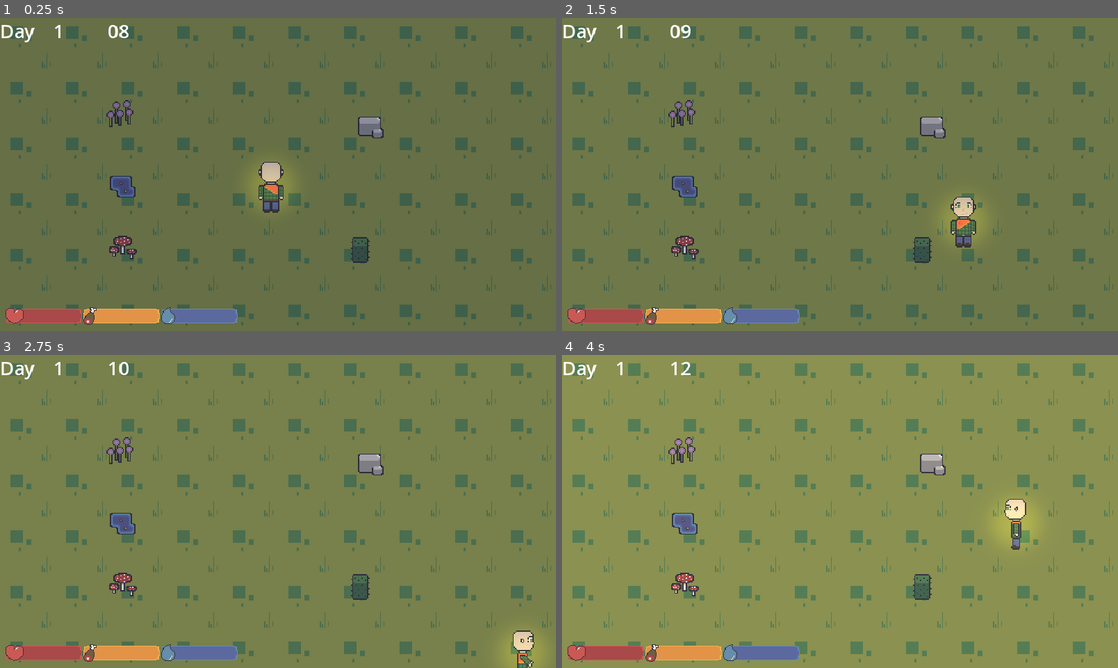
Above: before the commit, frames 1-4 (two rows, left to right).
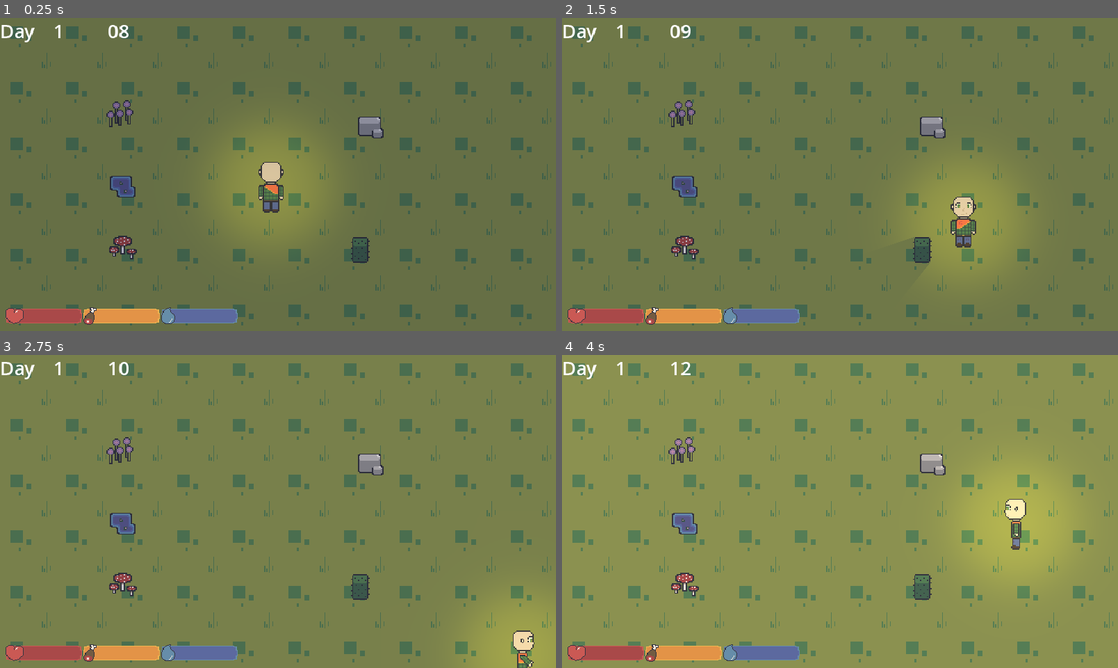
Above: after the commit, the same moments.

Repository: Eloi-RM/lamp-survival-game-project
Game: Godot game, scene res://scenes/test scenes/light_test_scene.tscn
Same seed, same stepped clock (60 frames per second), same inputs: the game is played once before the commit and once after it. This scene is started directly instead of the project's main scene.
Inputs:
- Up to frame 1 (0.25 s): no input
- Up to frame 2 (1.5 s): tap Enter at 0.5 s; hold D (move-right) 0.53-1.28 s; hold S (move-down) from 1.28 s (still down)
- Up to frame 3 (2.75 s): release S (move-down) at 2.03 s; hold D (move-right) from 2.03 s (still down)
- Up to frame 4 (4 s): release D (move-right) at 2.78 s; hold W (move-up) 2.78-3.53 s; hold A (move-left) from 3.53 s (still down)

The runs differ from the first frame. In frame 1, 2.8% of the frame differs, in the area x 39-58%, y 37-70%; in frame 2, 2.9%, in the area x 63-82%, y 48-81%; in frame 3, 1.5%; in frame 4, 2.9%.

Commit message:
added : shadows

Diff:
--- a/scenes/obstacle_cactus.tscn
+++ b/scenes/obstacle_cactus.tscn
@@ -1,9 +1,12 @@
-[gd_scene load_steps=3 format=3 uid="uid://rekoxbfb34mk"]
+[gd_scene load_steps=4 format=3 uid="uid://rekoxbfb34mk"]
 
 [ext_resource type="Texture2D" uid="uid://b4b2udcytcvkk" path="res://assets/sprites/cactus.png" id="1_apks3"]
 
 [sub_resource type="RectangleShape2D" id="RectangleShape2D_tl1ci"]
 size = Vector2(16, 22)
+
+[sub_resource type="OccluderPolygon2D" id="OccluderPolygon2D_tivna"]
+polygon = PackedVector2Array(-7, -11, 7, -11, 7, 11, -7, 11)
 
 [node name="obstacleCactus" type="StaticBody2D"]
 
@@ -13,3 +16,6 @@
 
 [node name="CollisionShape2D" type="CollisionShape2D" parent="."]
 shape = SubResource("RectangleShape2D_tl1ci")
+
+[node name="LightOccluder2D" type="LightOccluder2D" parent="."]
+occluder = SubResource("OccluderPolygon2D_tivna")
--- a/scenes/obstacle_rock.tscn
+++ b/scenes/obstacle_rock.tscn
@@ -1,9 +1,12 @@
-[gd_scene load_steps=3 format=3 uid="uid://5exr38cqq14j"]
+[gd_scene load_steps=4 format=3 uid="uid://5exr38cqq14j"]
 
 [ext_resource type="Texture2D" uid="uid://7pjk3vvdvycu" path="res://assets/sprites/rock.png" id="1_li1mb"]
 
 [sub_resource type="RectangleShape2D" id="RectangleShape2D_fk3vn"]
 size = Vector2(22, 19)
+
+[sub_resource type="OccluderPolygon2D" id="OccluderPolygon2D_bd5lk"]
+polygon = PackedVector2Array(-11, -9, 9, -9, 9, 1, 11, 1, 11, 10, 1, 10, 1, 8, -11, 8)
 
 [node name="obstacleRock" type="StaticBody2D"]
 
@@ -14,3 +17,6 @@
 [node name="CollisionShape2D" type="CollisionShape2D" parent="."]
 position = Vector2(0, 0.5)
 shape = SubResource("RectangleShape2D_fk3vn")
+
+[node name="LightOccluder2D" type="LightOccluder2D" parent="."]
+occluder = SubResource("OccluderPolygon2D_bd5lk")
--- a/scenes/player.tscn
+++ b/scenes/player.tscn
@@ -159,5 +159,6 @@
 [node name="PointLight2D" type="PointLight2D" parent="."]
 color = Color(0.964844, 0.815265, 0.00753784, 1)
 energy = 0.3
+shadow_enabled = true
 texture = ExtResource("3_tiwi1")
-texture_scale = 0.2
+texture_scale = 0.5
